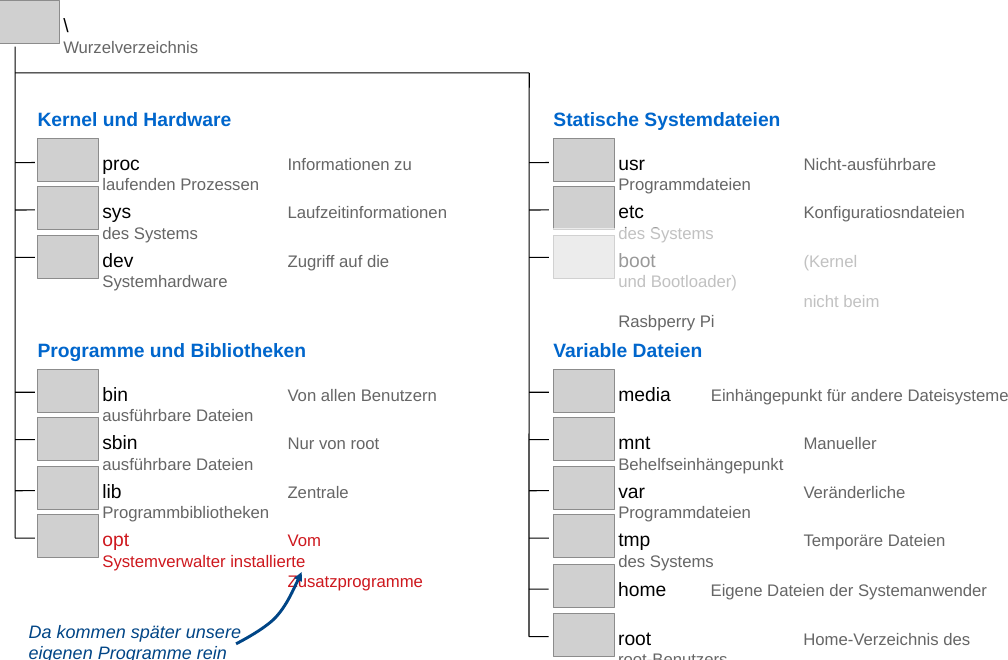
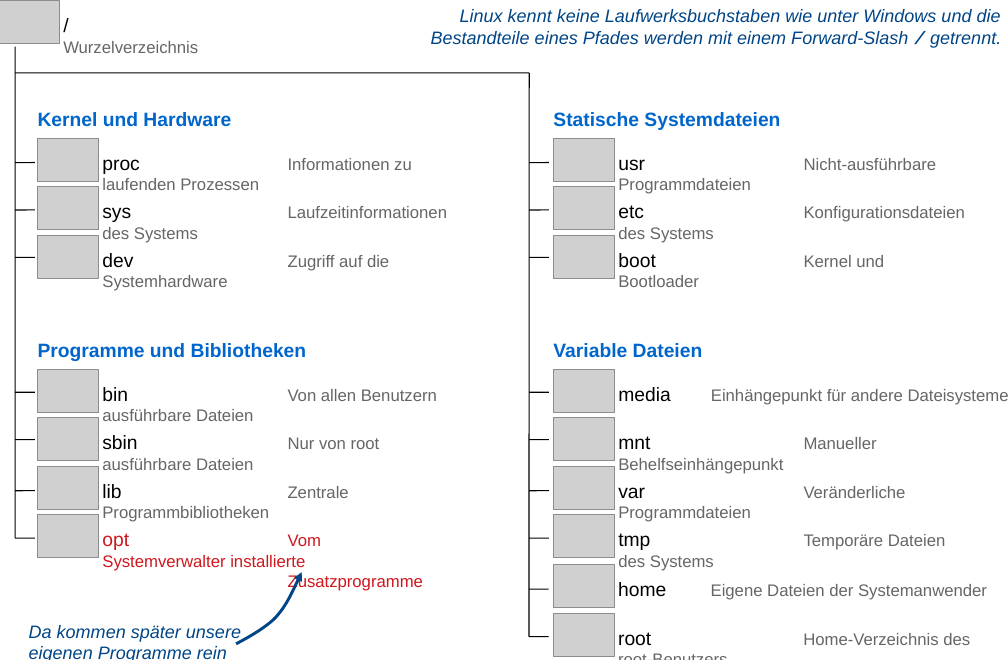
Before and after one commit to DennisSchulmeister/dhbwka-wwi-iottech-folien, a slide deck: slide 1 of 8-linux/img/fhs-verzeichnisse.odp. Drawn at 1008x660 pixels with LibreOffice and Linux fonts; fonts in the diff are those of the drawing; grey boxes stand for pictures. Boxes give left, top, right and bottom in pixels: in the first picture for what was removed or moved away, otherwise in the second. Text is boxed around its words. In the diff, an @@ line names an element or a change of style, - is before the commit and + after.

Commit message:
Weitere Folien zu den Linux-Grundlagen

```diff
--- a/8-linux/img/fhs-verzeichnisse.odp
+++ b/8-linux/img/fhs-verzeichnisse.odp
@@ text added at box(431, 9, 1001, 48), 14 pt, text #004586, italic @@
+Linux kennt keine Laufwerksbuchstaben wie unter Windows und die Bestandteile eines Pfades werden mit einem Forward-Slash / getrennt.
@@ text at box(618, 205, 965, 243): text changed @@
-etc Konfiguratiosndateien des Systems
+etc Konfigurationsdateien des Systems
@@ rectangle removed at box(539, 228, 918, 308) @@
@@ text at box(618, 253, 884, 287): text changed @@
-boot (Kernel und Bootloader)
-nicht beim Rasbperry Pi
+boot Kernel und Bootloader
```
Also in this commit, not shown: 38 other files.
